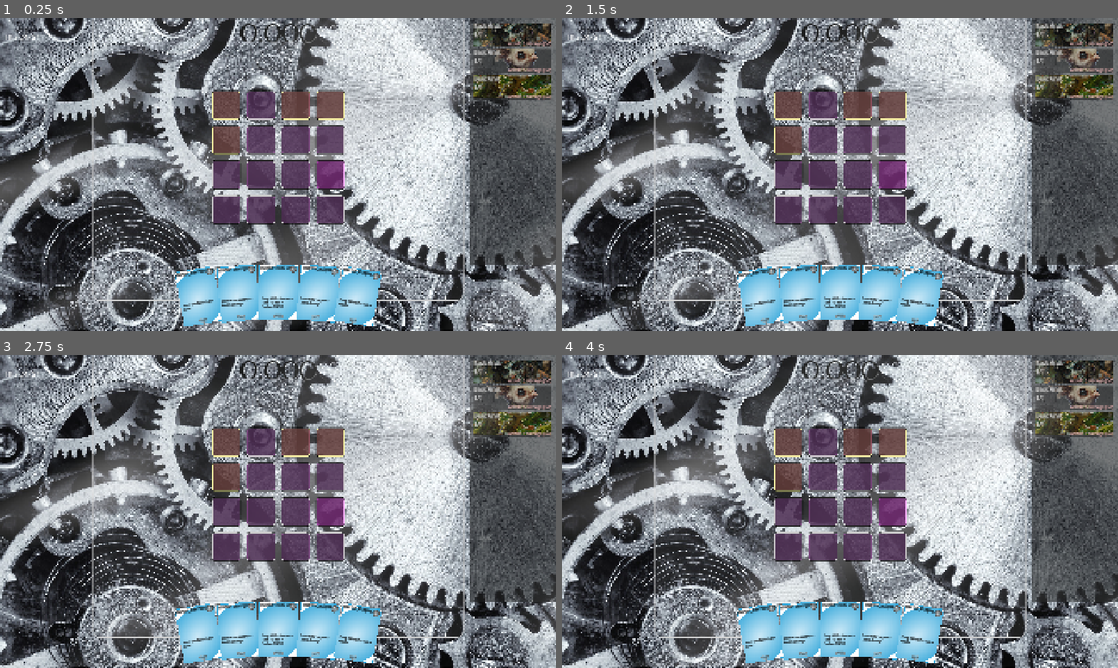
Above: before the commit, frames 1-4 (two rows, left to right).
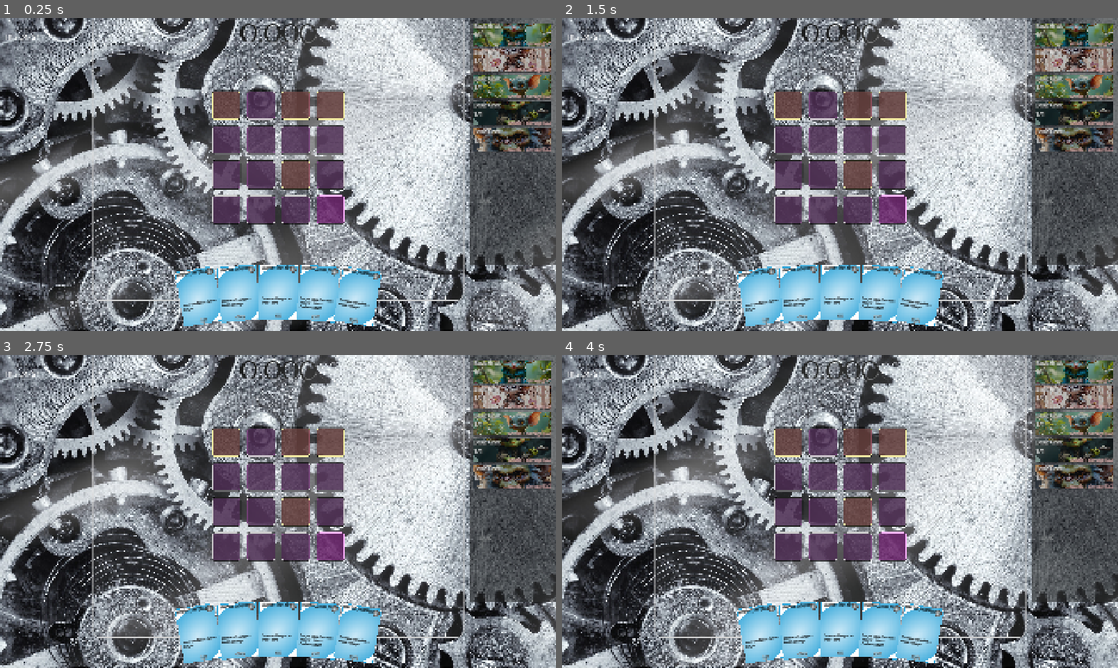
Above: after the commit, the same moments.

Repository: rosswolf/Tourbillon
Game: Godot game, scene res://src/scenes/game.tscn
Two runs of this game, one before a commit and one after it. Both use one fixed random seed, a clock stepped at 60 frames per second and the inputs below. Sound files missing from this copy of the repository are replaced by a short silence.
Inputs (mouse positions are in pixels of both pictures, inside the frame that each line leads up to):
- Up to frame 1 (0.25 s): no input
- Up to frame 2 (1.5 s): click (789, 105) at 0.52 s; click (823, 105) at 1.27 s
- Up to frame 3 (2.75 s): click (294, 442) at 2.02 s
- Up to frame 4 (4 s): click (890, 442) at 2.77 s; click (789, 477) at 3.52 s

The runs differ from the first frame. In frame 1, 5.7% of the frame differs, in the area x 31-100%, y 1-98%; in frame 2, 5.7%; in frame 3, 5.7%; in frame 4, 5.7%.
Error before the commit: Parse Error: Value of type "CappedResource" cannot be assigned to a variable of type "int". (res://src/scenes/core/entities/hero_damageable.gd:101)

Commit message:
fix: Fix type error in HeroDamageable armor assignment
- armor in BattleEntity is a CappedResource, not int
- Extract armor.amount when syncing to damage handler
- Fixes compilation error

Diff:
--- a/elastic-app/app/src/scenes/core/entities/hero_damageable.gd
+++ b/elastic-app/app/src/scenes/core/entities/hero_damageable.gd
@@ -98,7 +98,7 @@
 func _sync_to_handler() -> void:
 	_damage_handler.max_hp = hero_max_hp
 	_damage_handler.current_hp = hero_current_hp
-	_damage_handler.armor = armor  # Use inherited armor from BattleEntity
+	_damage_handler.armor = armor.amount if armor else 0  # Get amount from CappedResource
 	_damage_handler.shields = hero_shields
 	_damage_handler.barrier_count = hero_barrier_count
 	_damage_handler.damage_cap = hero_damage_cap
